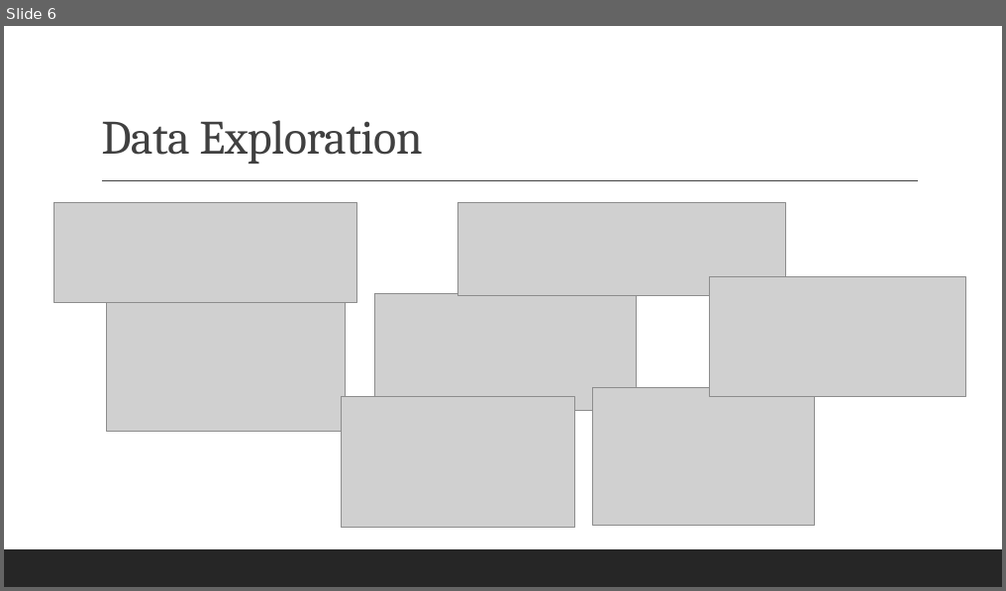
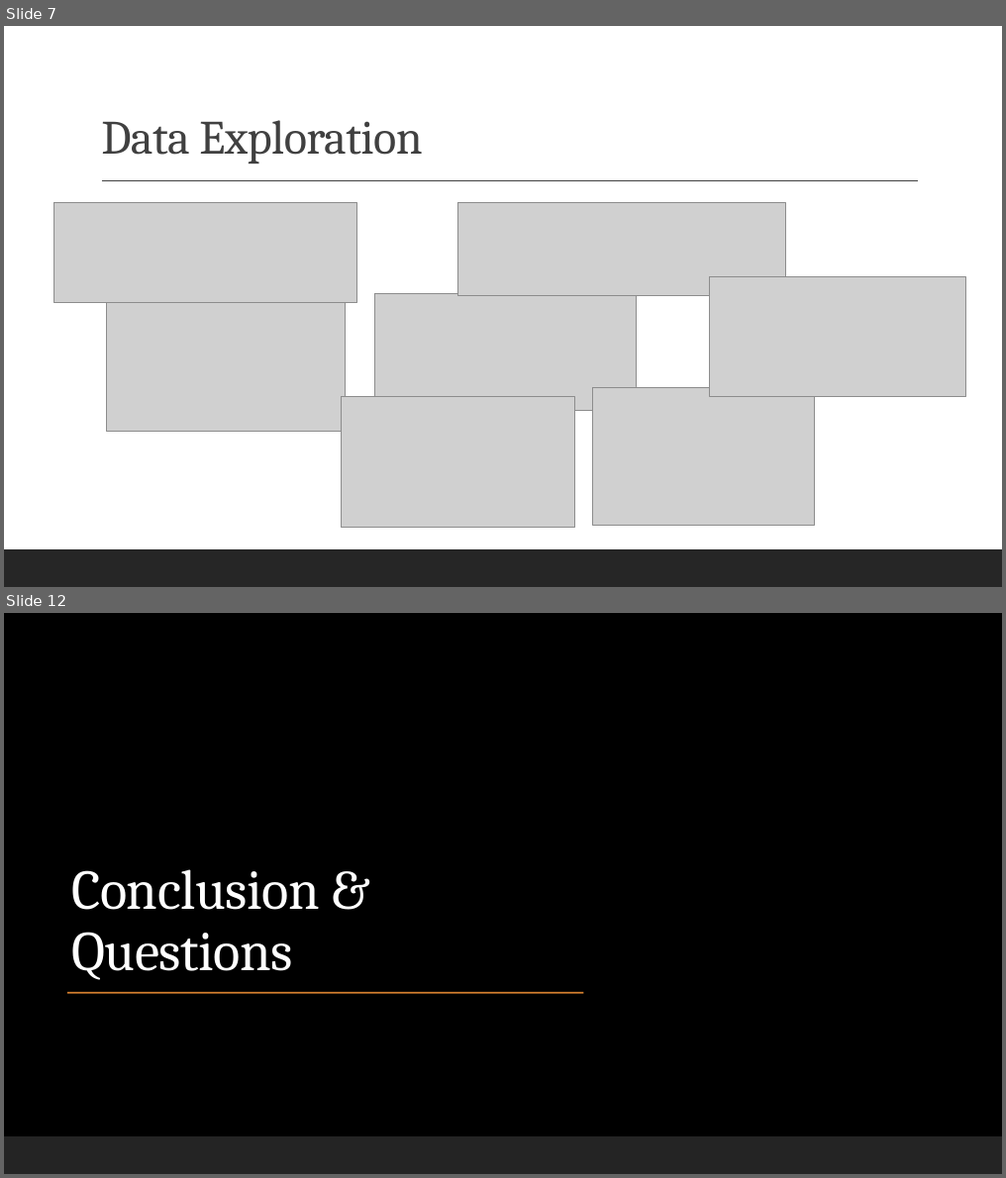
Before and after one commit to SandraBotica/ML_Project_4, a slide deck: Heart Disease Analysis and Predictions.pptx. Shown one above the other, each under a label of ours: slide 6 before the commit, slides 7 and 12 after it; the slides between them are not shown. The pictures are 1006x591 and 1006x1178 pixels, drawn with LibreOffice and Linux fonts; fonts in the diff are those of the drawing; grey boxes stand for pictures; background and template pictures are left out. Boxes give left, top, right and bottom in pixels: in the first picture for what was removed or moved away, otherwise in the second. Text is boxed around its words. In the diff, an @@ line names an element or a change of style, - is before the commit and + after.

```diff
--- a/Heart Disease Analysis and Predictions.pptx
+++ b/Heart Disease Analysis and Predictions.pptx
@@ slide 12 added at bbox=[4, 613, 1002, 1174], background picture (left out) @@
@@ rectangle added at bbox=[4, 613, 1002, 1174], fill #000000 @@
@@ rectangle added at bbox=[4, 868, 621, 1069], fill #000000 at 85% opacity @@
@@ title added at bbox=[71, 869, 319, 980], 54 pt, text #FFFFFF @@
+Conclusion & Questions
@@ line added from (67, 993) to (583, 993), #E88B33 1.5 pt @@
@@ rectangle added at bbox=[4, 1137, 1002, 1174], fill #262626 @@
@@ rectangle added at bbox=[4, 1137, 1002, 1174], fill #262626 at 95% opacity @@
@@ what was slide 6 is now slide 7 @@
```
Also in this commit, not shown: 3 slides changed, 5 other slides added, 2 slides removed, 4 other files.
